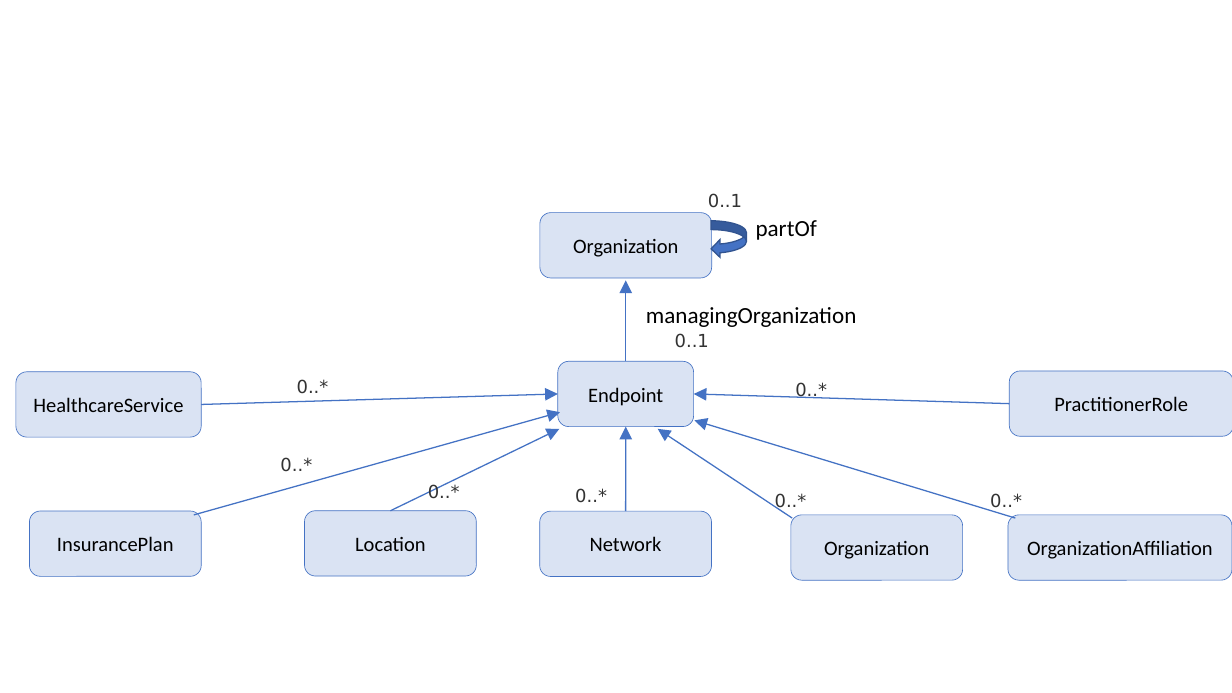
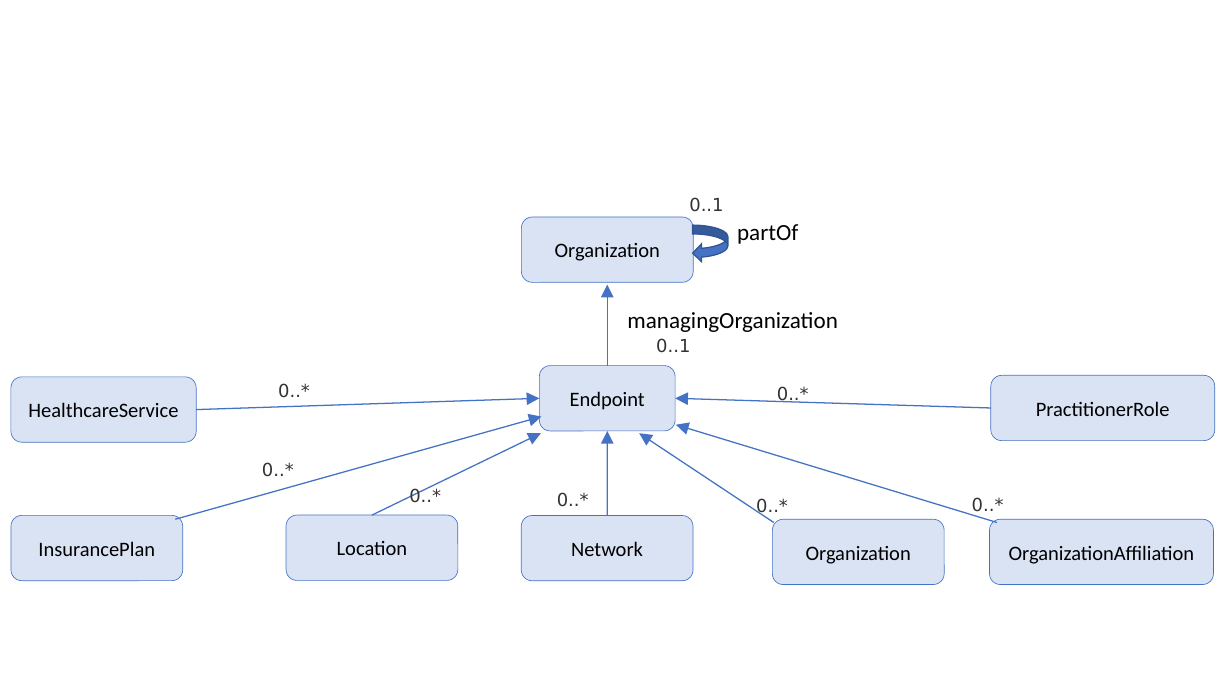
Before and after one commit to HL7/davinci-pdex-plan-net, a slide deck: slide 2 of fsh/ig-data/input/images/Figures.pptx. Drawn at 1232x693 pixels with LibreOffice and Linux fonts; fonts in the diff are those of the drawing. Boxes give left, top, right and bottom in pixels: in the first picture for what was removed or moved away, otherwise in the second. Text is boxed around its words. In the diff, an @@ line names an element or a change of style, - is before the commit and + after.

```diff
--- a/fsh/ig-data/input/images/Figures.pptx
+++ b/fsh/ig-data/input/images/Figures.pptx
@@ rounded rectangle "HealthcareService": place and size @@
-rounded rectangle "HealthcareService" at [16, 372, 201, 437]
+rounded rectangle "HealthcareService" at [11, 377, 197, 443]
@@ arrow moved from (201, 405) - (558, 394) to (196, 409) - (540, 398) @@
@@ 11 texts, 8 rounded rectangles, 7 arrows, 1 curved left arrow: place and size @@
-11 texts, 8 rounded rectangles, 7 arrows, 1 curved left arrow at [30, 193, 1232, 580]
+11 texts, 8 rounded rectangles, 7 arrows, 1 curved left arrow at [11, 197, 1214, 585]
```
Also in this commit, not shown: 9 other files.
